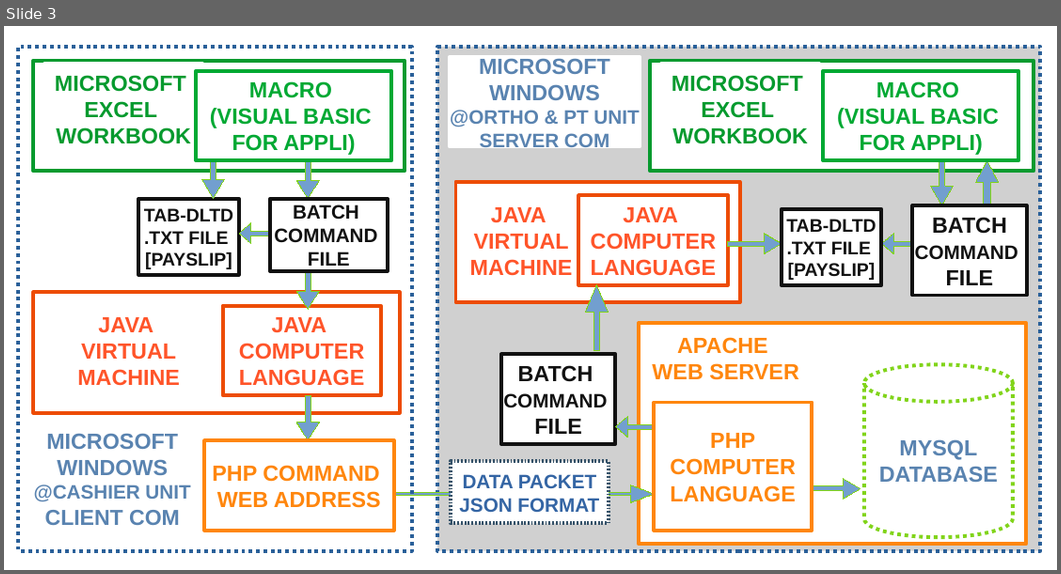
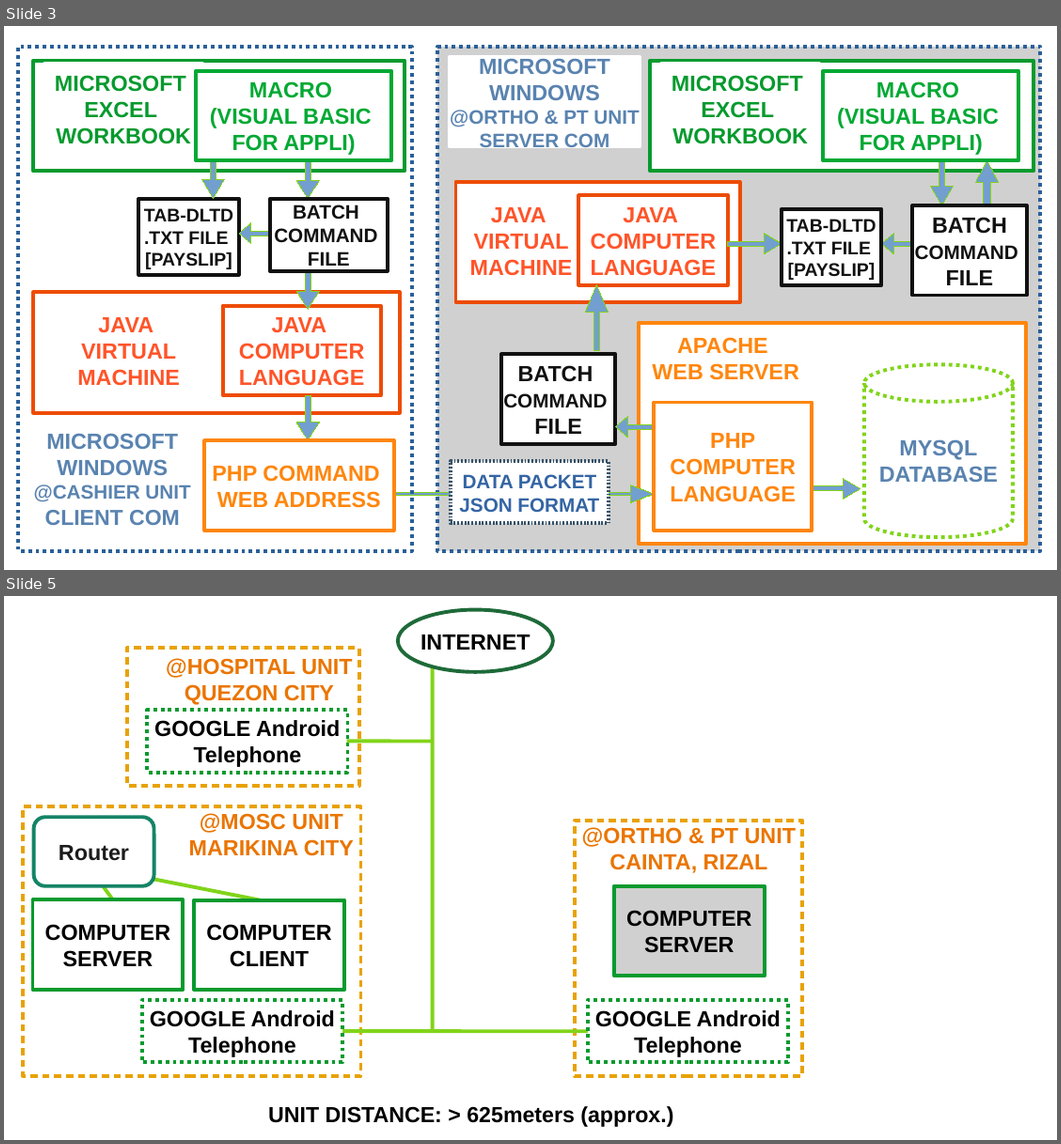
Before and after one commit to usbong/templates, a slide deck: Usbong/KMS/usbongMoscSLHCCSampleTechSchematics.odp. Shown one above the other, each under a label of ours: slide 3 before the commit, slides 3 and 5 after it; the slides between them are not shown. The pictures are 1061x574 and 1061x1144 pixels, drawn with LibreOffice and Linux fonts; fonts in the diff are those of the drawing; grey boxes stand for pictures. Boxes give left, top, right and bottom in pixels: in the first picture for what was removed or moved away, otherwise in the second. Text is boxed around its words. In the diff, an @@ line names an element or a change of style, - is before the commit and + after.

```diff
--- a/Usbong/KMS/usbongMoscSLHCCSampleTechSchematics.odp
+++ b/Usbong/KMS/usbongMoscSLHCCSampleTechSchematics.odp
@@ slide 5 added at [4, 596, 1057, 1140], background #FFFFFF @@
@@ ellipse added at [398, 610, 553, 672], fill #FFFFFF, outline #1E6A39 3 pt, 18 pt, text #000000, bold @@
+INTERNET
@@ rectangle added at [127, 648, 358, 786], outline #E8A202 3 pt @@
@@ line added from (432, 651) to (432, 1031), #81D41A 3 pt @@
@@ text added at [166, 658, 352, 705], 18 pt, text #EA7500, bold @@
+@HOSPITAL UNIT
+QUEZON CITY
@@ rectangle added at [147, 710, 347, 773], fill #FFFFFF, outline #069A2E 3 pt dashed, 18 pt, text #000000, bold @@
+GOOGLE Android
+Telephone
@@ line added from (347, 741) to (432, 741), #81D41A 3 pt @@
@@ rectangle added at [24, 807, 361, 1076], outline #E8A202 3 pt @@
@@ rounded rectangle added at [34, 817, 154, 886], fill #FFFFFF, outline #158466 3 pt, 18 pt, text #1C1C1C, bold @@
+Router
@@ text added at [189, 813, 354, 856], 18 pt, text #EA7500, bold @@
+@MOSC UNIT
+MARIKINA CITY
@@ rectangle added at [575, 821, 801, 1076], outline #E8A202 3 pt @@
@@ text added at [582, 827, 795, 873], 18 pt, text #EA7500, bold @@
+@ORTHO & PT UNIT
+CAINTA, RIZAL
@@ rectangle added at [33, 900, 183, 989], fill #FFFFFF, outline #069A2E 3 pt, 18 pt, text #000000, bold @@
+COMPUTER
+SERVER
@@ line added from (113, 900) to (98, 879), #81D41A 3 pt @@
@@ line added from (154, 879) to (260, 900), #81D41A 3 pt @@
@@ rectangle added at [195, 900, 344, 989], fill #FFFFFF, outline #069A2E 3 pt, 18 pt, text #000000, bold @@
+COMPUTER
+CLIENT
@@ picture added at [614, 886, 764, 976], 18 pt, text #000000, bold @@
+COMPUTER
+SERVER
@@ rectangle added at [142, 1000, 341, 1063], fill #FFFFFF, outline #069A2E 3 pt dashed, 18 pt, text #000000, bold @@
+GOOGLE Android
+Telephone
@@ rectangle added at [588, 1000, 787, 1063], fill #FFFFFF, outline #069A2E 3 pt dashed, 18 pt, text #000000, bold @@
+GOOGLE Android
+Telephone
@@ line added from (231, 1031) to (655, 1031), #81D41A 3 pt @@
@@ text added at [268, 1106, 673, 1127], 17.9 pt, text #000000, bold @@
+UNIT DISTANCE: > 625meters (approx.)
```
Also in this commit, not shown: 1 slide changed.
